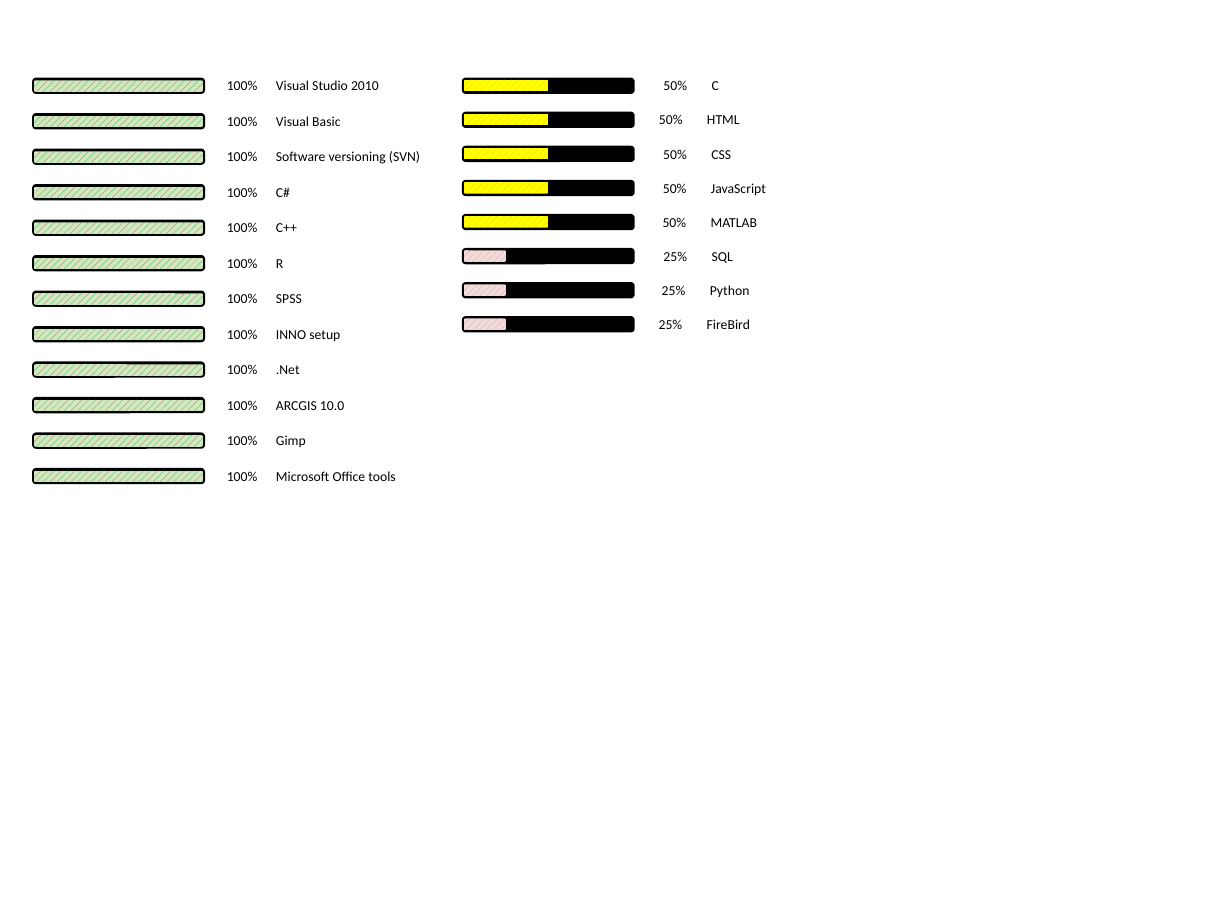
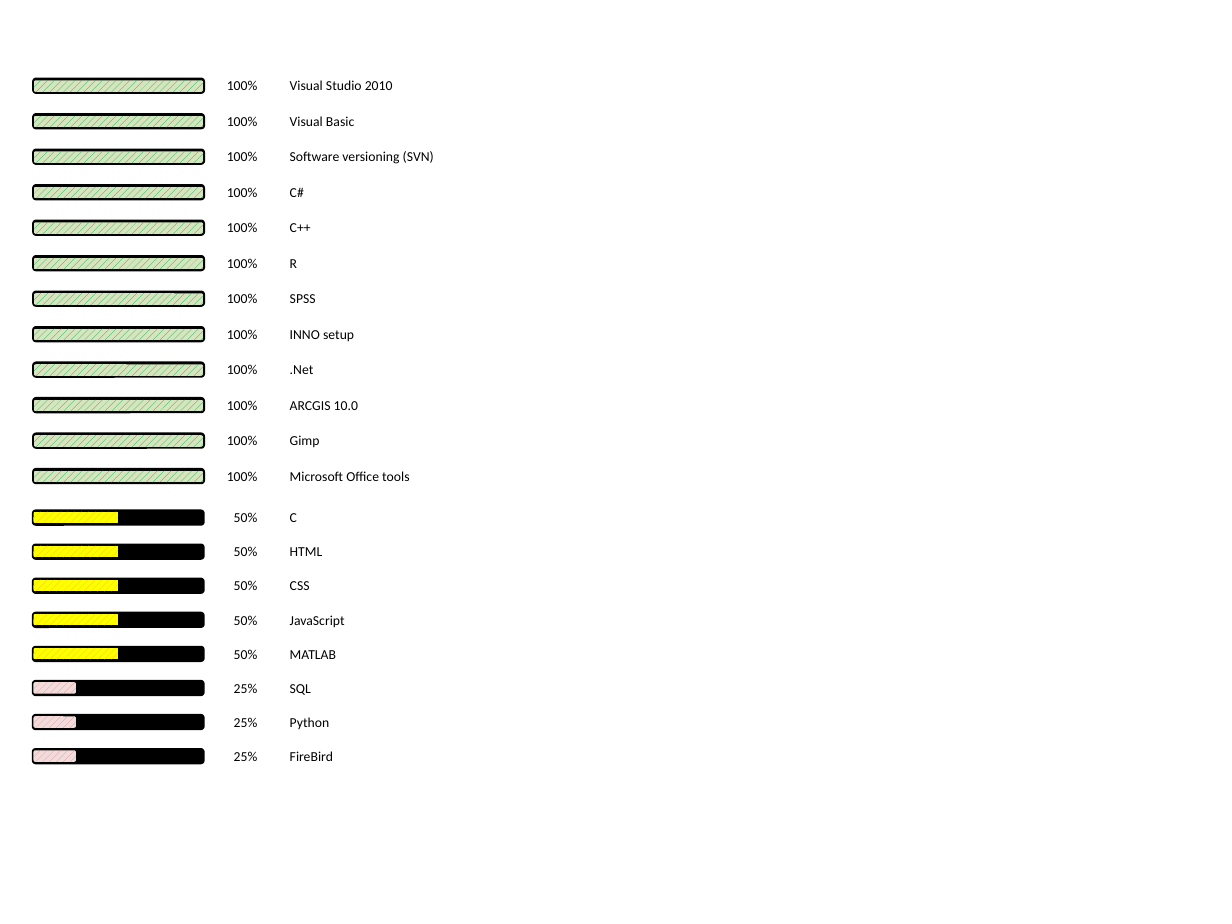
Before and after one commit to ArjandeBruijn/OnlineResume, a slide deck: slide 1 of WebApp/images/ProgressBars/progresbars.pptx. Drawn at 1232x924 pixels with LibreOffice and Linux fonts; fonts in the diff are those of the drawing. Boxes give left, top, right and bottom in pixels: in the first picture for what was removed or moved away, otherwise in the second. Text is boxed around its words. In the diff, an @@ line names an element or a change of style, - is before the commit and + after.

```diff
--- a/WebApp/images/ProgressBars/progresbars.pptx
+++ b/WebApp/images/ProgressBars/progresbars.pptx
@@ 12 texts: place and size @@
-12 texts at [276, 80, 420, 481]
+12 texts at [290, 80, 434, 481]
@@ text "CSS": place and size @@
-text "CSS" at [711, 150, 731, 159]
+text "CSS" at [290, 581, 310, 590]
@@ text "SQL": place and size @@
-text "SQL" at [712, 252, 733, 263]
+text "SQL" at [290, 684, 311, 695]
@@ 5 rounded rectangles, 2 texts: place and size @@
-5 rounded rectangles, 2 texts at [463, 113, 687, 296]
+5 rounded rectangles, 2 texts at [33, 546, 258, 728]
@@ 3 texts: place and size @@
-3 texts at [659, 81, 719, 295]
+3 texts at [234, 513, 297, 727]
@@ 4 texts: place and size @@
-4 texts at [707, 115, 766, 297]
+4 texts at [290, 547, 345, 729]
@@ text "25%": place and size @@
-text "25%" at [659, 319, 683, 329]
+text "25%" at [234, 751, 258, 761]
@@ text "FireBird": place and size @@
-text "FireBird" at [707, 319, 750, 329]
+text "FireBird" at [290, 751, 333, 761]
@@ 11 rounded rectangles, 3 texts: place and size @@
-11 rounded rectangles, 3 texts at [463, 79, 687, 330]
+11 rounded rectangles, 3 texts at [33, 511, 258, 763]
```
Also in this commit, not shown: 3 other files.
